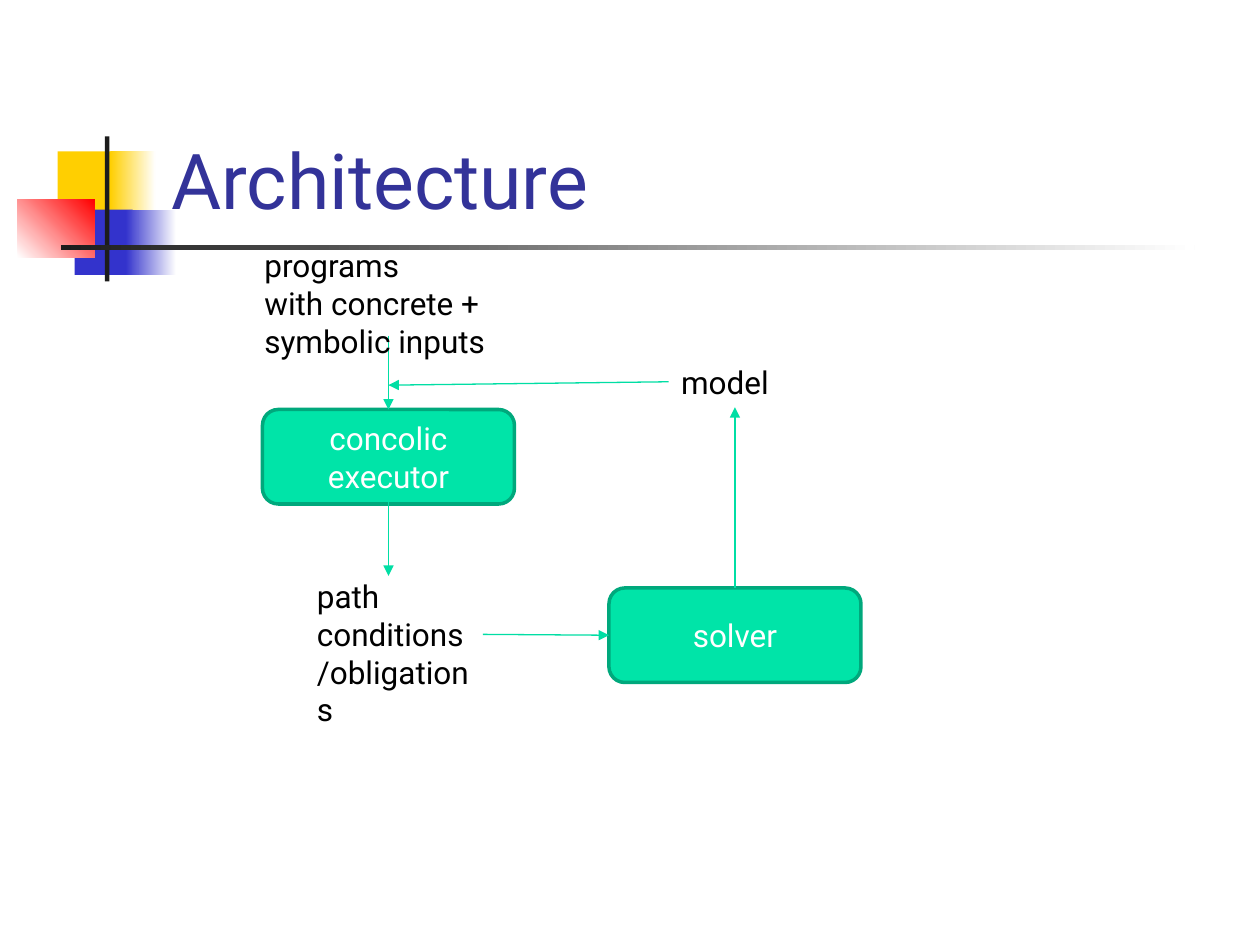
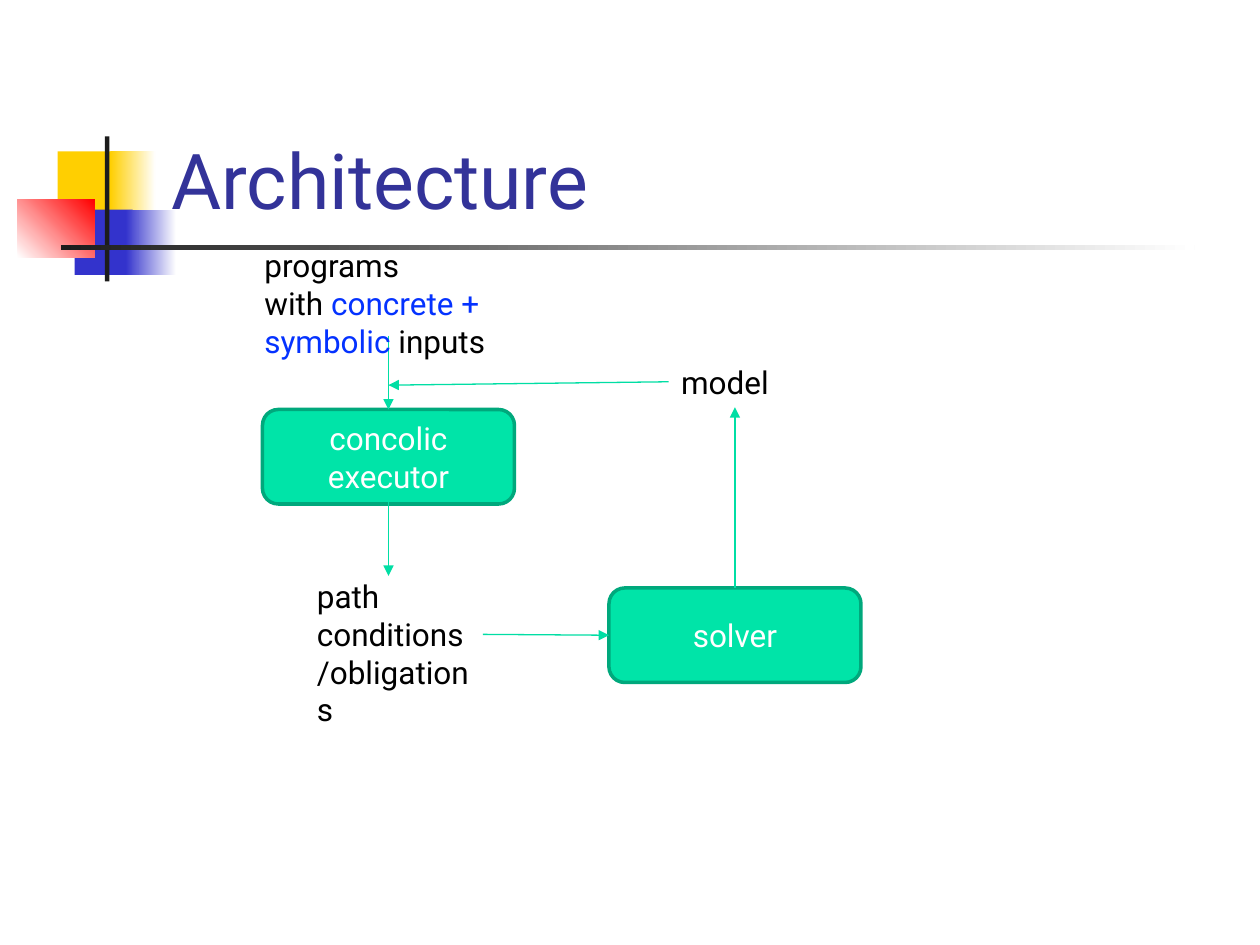
Before and after one commit to csslab-ustc/csslab-ustc.github.io, a slide deck: slide 9 of courses/theory/2022-spring/slides/lec18-concolic.pptx. Drawn at 1260x945 pixels with LibreOffice and Linux fonts; fonts in the diff are those of the drawing. Boxes give left, top, right and bottom in pixels: in the first picture for what was removed or moved away, otherwise in the second. Text is boxed around its words. In the diff, an @@ line names an element or a change of style, - is before the commit and + after.

```diff
--- a/courses/theory/2022-spring/slides/lec18-concolic.pptx
+++ b/courses/theory/2022-spring/slides/lec18-concolic.pptx
@@ text at (x1=264, y1=291, x2=485, y2=361): text colour #000000 to #0432FF in "concrete + symbolic" @@
```
Also in this commit, not shown: 11 other slides changed, 2 other files.
